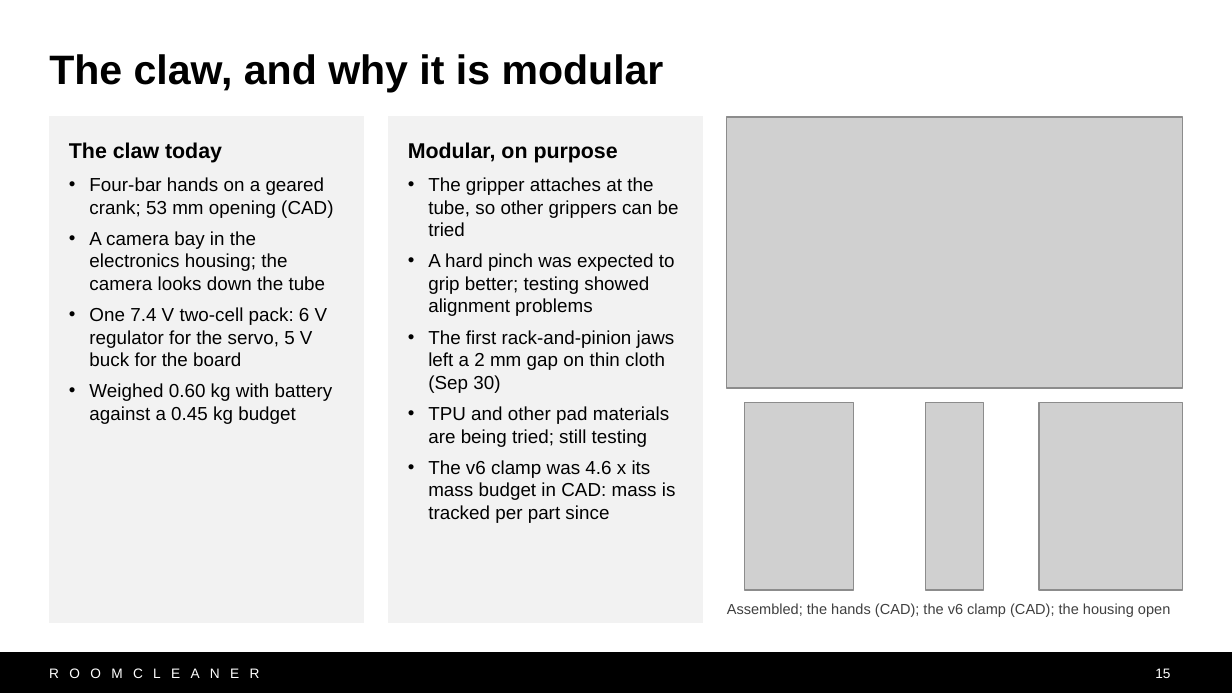
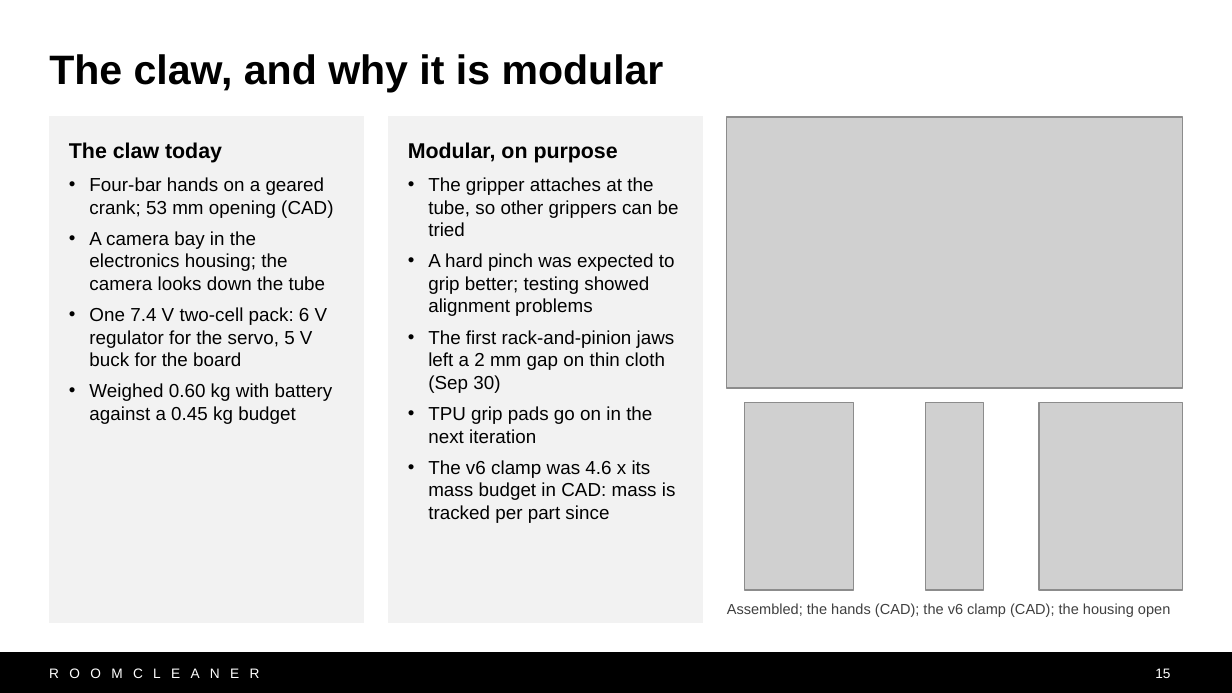
Before and after one commit to Jaspario1199/RoomCleaner, a slide deck: slide 15 of docs/presentation/deck_v10/RoomCleaner_Buntinx_v10.pptx. Drawn at 1232x693 pixels with LibreOffice and Linux fonts; fonts in the diff are those of the drawing; grey boxes stand for pictures. Boxes give left, top, right and bottom in pixels: in the first picture for what was removed or moved away, otherwise in the second. Text is boxed around its words. In the diff, an @@ line names an element or a change of style, - is before the commit and + after.

```diff
--- a/docs/presentation/deck_v10/RoomCleaner_Buntinx_v10.pptx
+++ b/docs/presentation/deck_v10/RoomCleaner_Buntinx_v10.pptx
@@ text in rectangle at (x1=428, y1=406, x2=652, y2=444): text changed @@
-• TPU and other pad materials are being tried; still testing
+• TPU grip pads go on in the next iteration
```
Also in this commit, not shown: 3 other slides changed, 3 other files.
